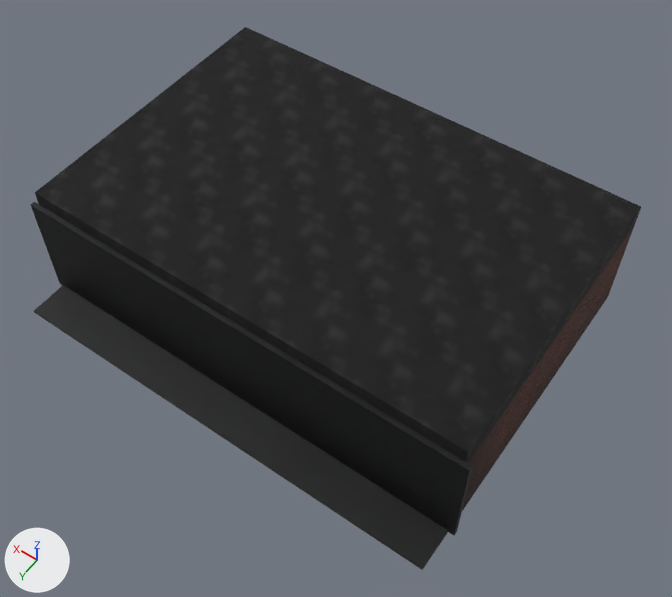
One commit to the glTF model godot/assets/city/realism/row_workshop_lod1.glb: the scene before it, then after it.
Camera for both pictures: a 50 mm camera at (-18.0, 17.2, 38.9) aimed at (-1.4, -6.0, 2.3). The lights are fixed; the arrows at lower left show +X, +Y and +Z. The older version comes first.

In view in the first picture: 'row_workshop_lod1'.
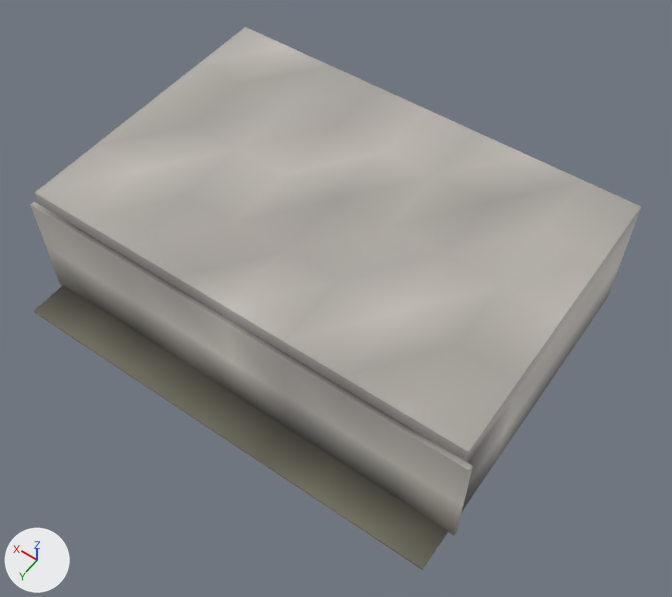
Pixel boxes [x1, y1, x2, y2] of what changed, in the pictures (672 x 597 px):
```json
{"object": "row_workshop_lod1", "change": "surface changed", "before": [31, 27, 641, 570], "after": [31, 27, 641, 570], "on screen": "black to grey"}
```

Scene script edits in JSON lines:
```json
{"block": "mat_steel_structure", "change": "nodes: BsdfPrincipled, Mix, NormalMap, OutputMaterial, SeparateColor, TexImage x3, VertexColor"}
{"block": "mat_steel_structure", "change": "uses the picture img_steel_structure_albedo"}
{"block": "mat_steel_structure", "change": "uses the picture img_steel_structure_normal"}
{"block": "mat_steel_structure", "change": "uses the picture img_steel_structure_orm"}
{"block": "mat_steel_structure", "change": "nodes: BsdfPrincipled, OutputMaterial, VertexColor"}
{"block": "mat_brick", "change": "nodes: BsdfPrincipled, Mix, NormalMap, OutputMaterial, SeparateColor, TexImage x3, VertexColor"}
{"block": "mat_brick", "change": "uses the picture img_brick_albedo"}
{"block": "mat_brick", "change": "uses the picture img_brick_normal"}
{"block": "mat_brick", "change": "uses the picture img_brick_orm"}
{"block": "mat_brick", "change": "nodes: BsdfPrincipled, OutputMaterial, VertexColor"}
{"block": "mat_roof_membrane", "change": "nodes: BsdfPrincipled, Mix, NormalMap, OutputMaterial, SeparateColor, TexImage x3, VertexColor"}
{"block": "mat_roof_membrane", "change": "uses the picture img_roof_membrane_albedo"}
{"block": "mat_roof_membrane", "change": "uses the picture img_roof_membrane_normal"}
{"block": "mat_roof_membrane", "change": "uses the picture img_roof_membrane_orm"}
{"block": "mat_roof_membrane", "change": "nodes: BsdfPrincipled, OutputMaterial, VertexColor"}
```
